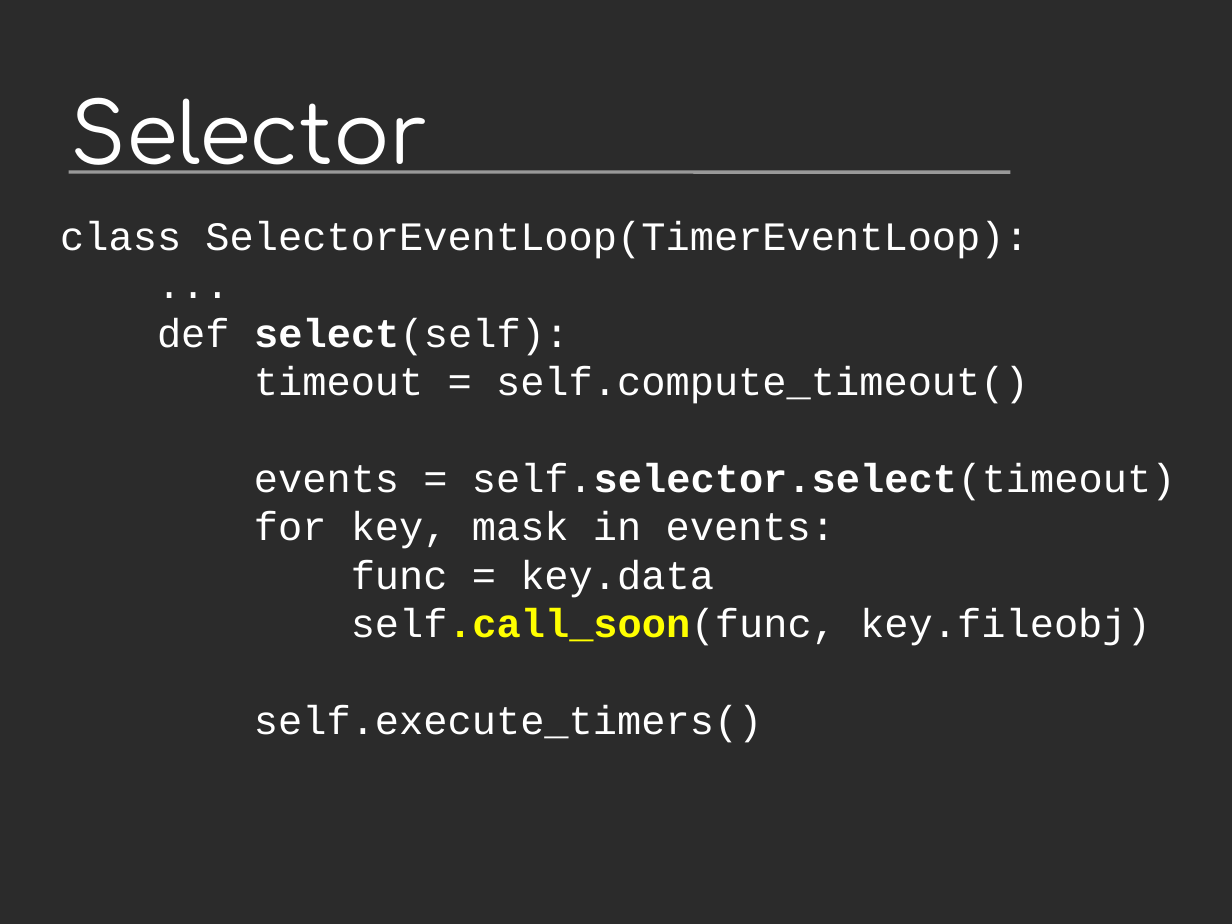
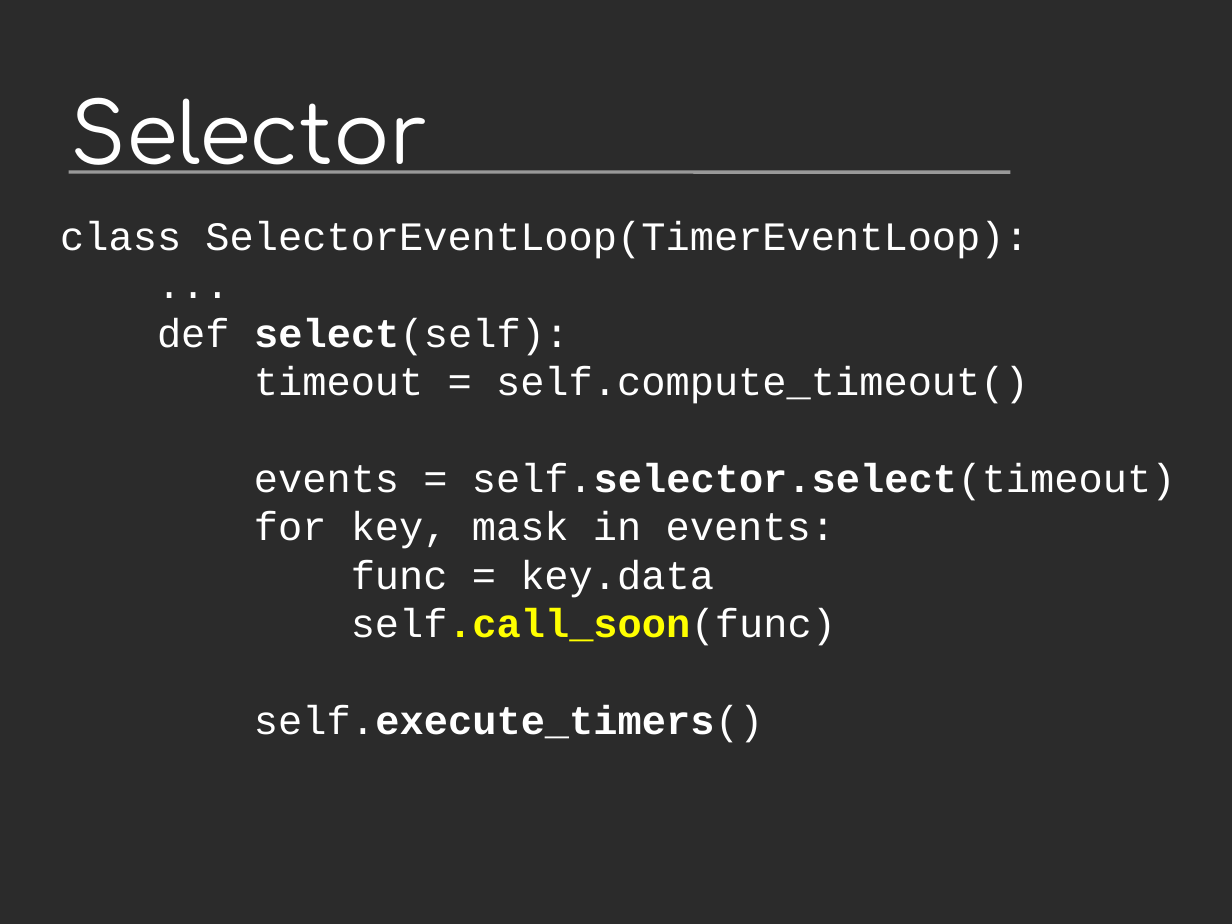
Before and after one commit to vstinner/talks, a slide deck: slide 18 of 2014-Pycon-Lyon/asyncio.odp. Drawn at 1232x924 pixels with LibreOffice and Linux fonts; fonts in the diff are those of the drawing; background and template pictures are left out; a plain dark background stands for a picture behind light text. Boxes give left, top, right and bottom in pixels: in the first picture for what was removed or moved away, otherwise in the second. Text is boxed around its words. In the diff, an @@ line names an element or a change of style, - is before the commit and + after.

```diff
--- a/2014-Pycon-Lyon/asyncio.odp
+++ b/2014-Pycon-Lyon/asyncio.odp
@@ text at (351, 608, 836, 646): text changed @@
-self.call_soon(func, key.fileobj)
+self.call_soon(func)
@@ text at (254, 705, 764, 743): bold on in "self.execute_timers()" @@
```
Also in this commit, not shown: 6 other slides changed, 17 other files.
